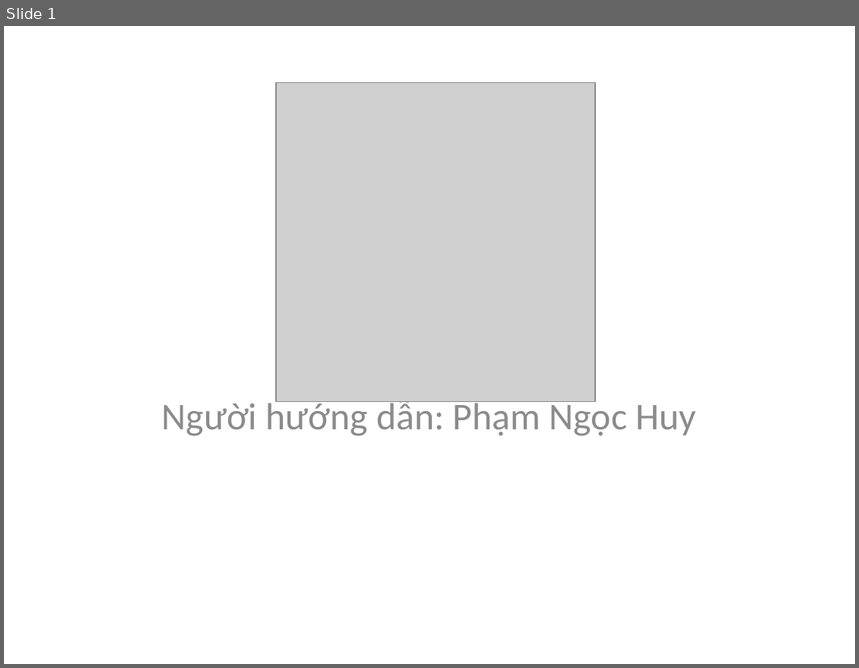
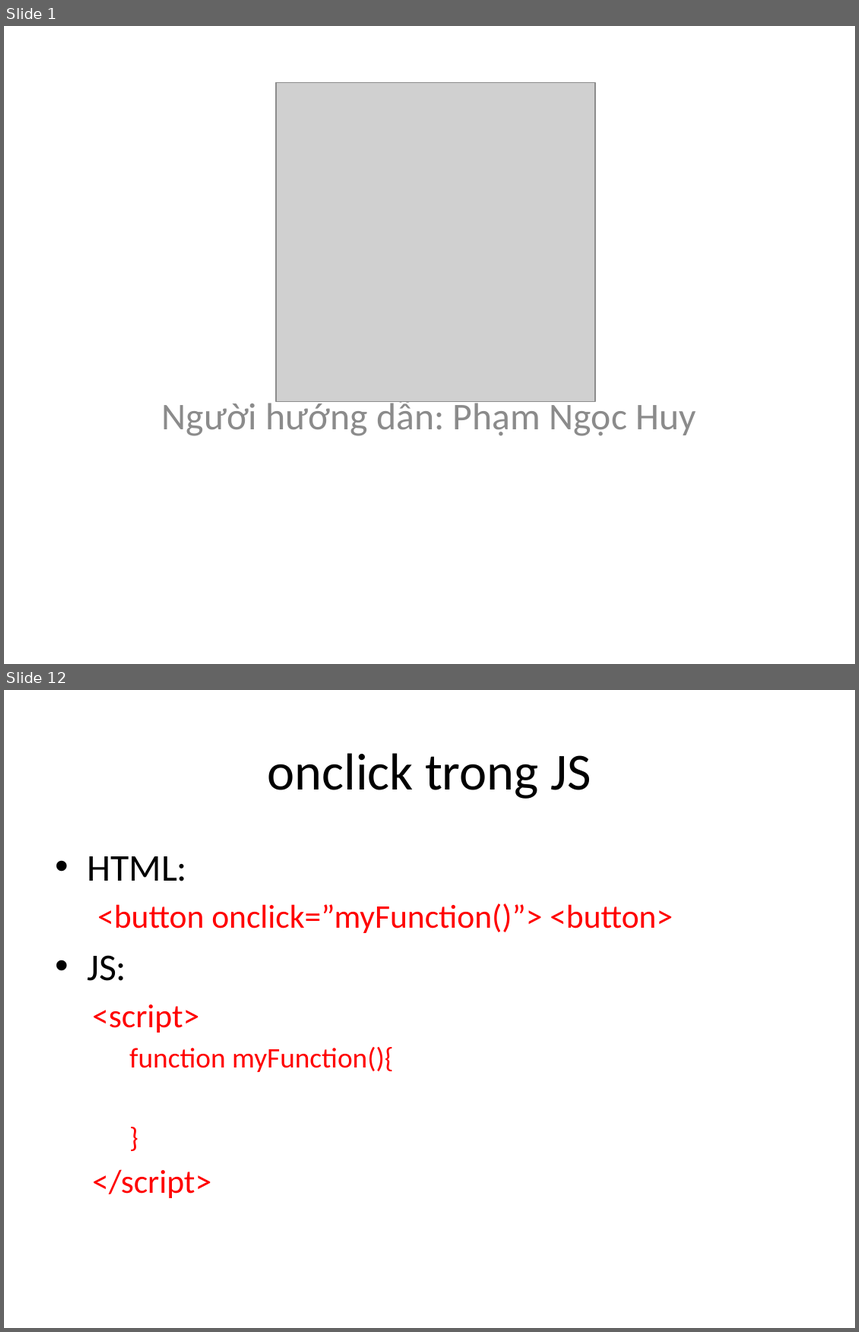
Before and after one commit to phithanh97cs/T3H, a slide deck: Front-end/5. jQuery vs JS/jQuery.pptx. Shown one above the other, each under a label of ours: slide 1 before the commit, slides 1 and 12 after it; the slides between them are not shown. The pictures are 859x668 and 859x1332 pixels, drawn with LibreOffice and Linux fonts; fonts in the diff are those of the drawing; grey boxes stand for pictures. Boxes give left, top, right and bottom in pixels: in the first picture for what was removed or moved away, otherwise in the second. Text is boxed around its words. In the diff, an @@ line names an element or a change of style, - is before the commit and + after.

```diff
--- a/Front-end/5. jQuery vs JS/jQuery.pptx
+++ b/Front-end/5. jQuery vs JS/jQuery.pptx
@@ slide 12 added at (x1=4, y1=690, x2=855, y2=1328), background #FFFFFF @@
@@ title added at (x1=267, y1=753, x2=591, y2=799), 44 pt, text #000000 @@
+onclick trong JS
@@ text added at (x1=87, y1=856, x2=673, y2=1198), 28 pt, text #FF0000 @@
+• HTML:
+  <button onclick=”myFunction()”> <button>
+• JS:
+  <script>
+    function myFunction(){
+    }
+  </script>
```
Also in this commit, not shown: 2 slides changed, 17 other slides added, 5 other files.
